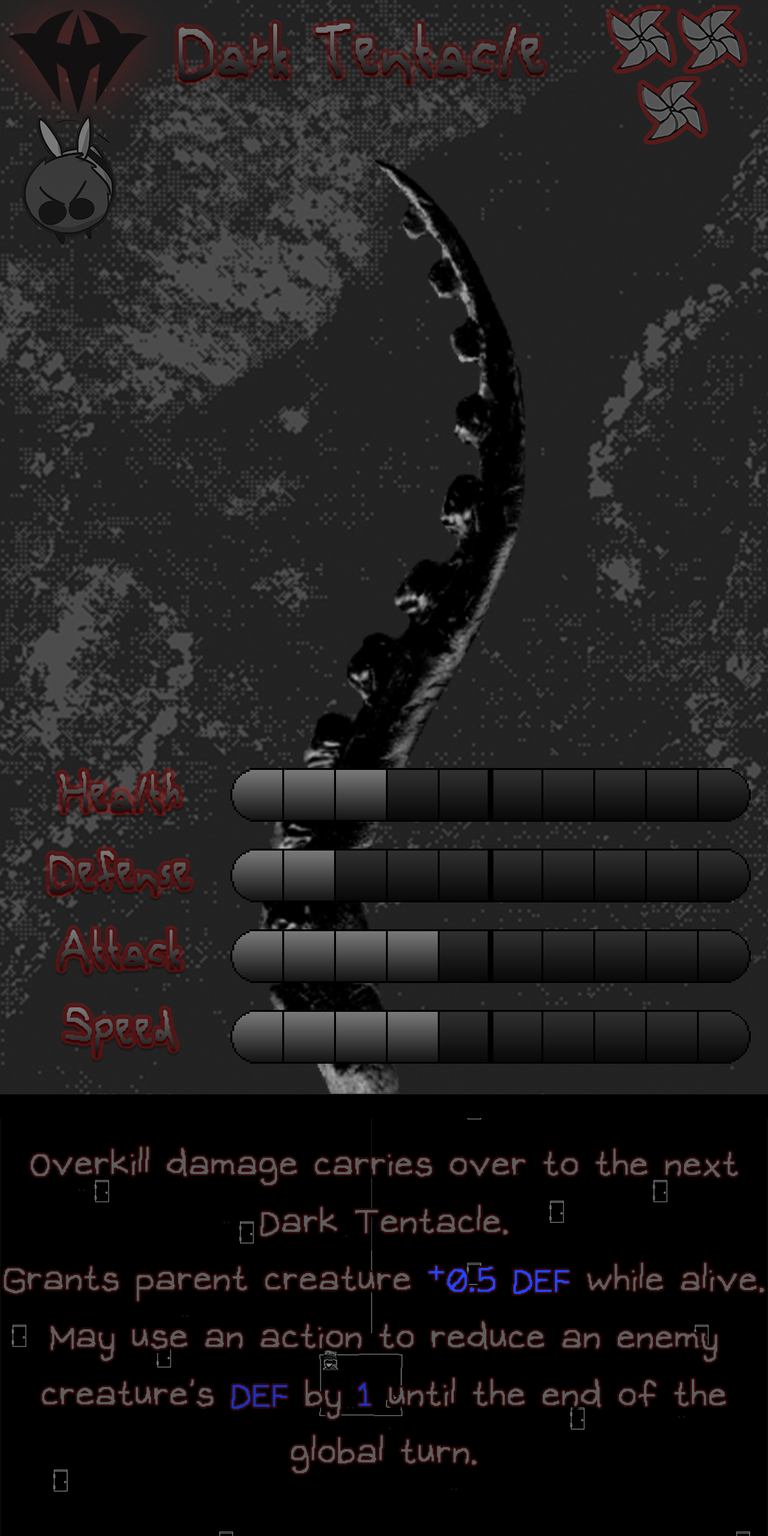
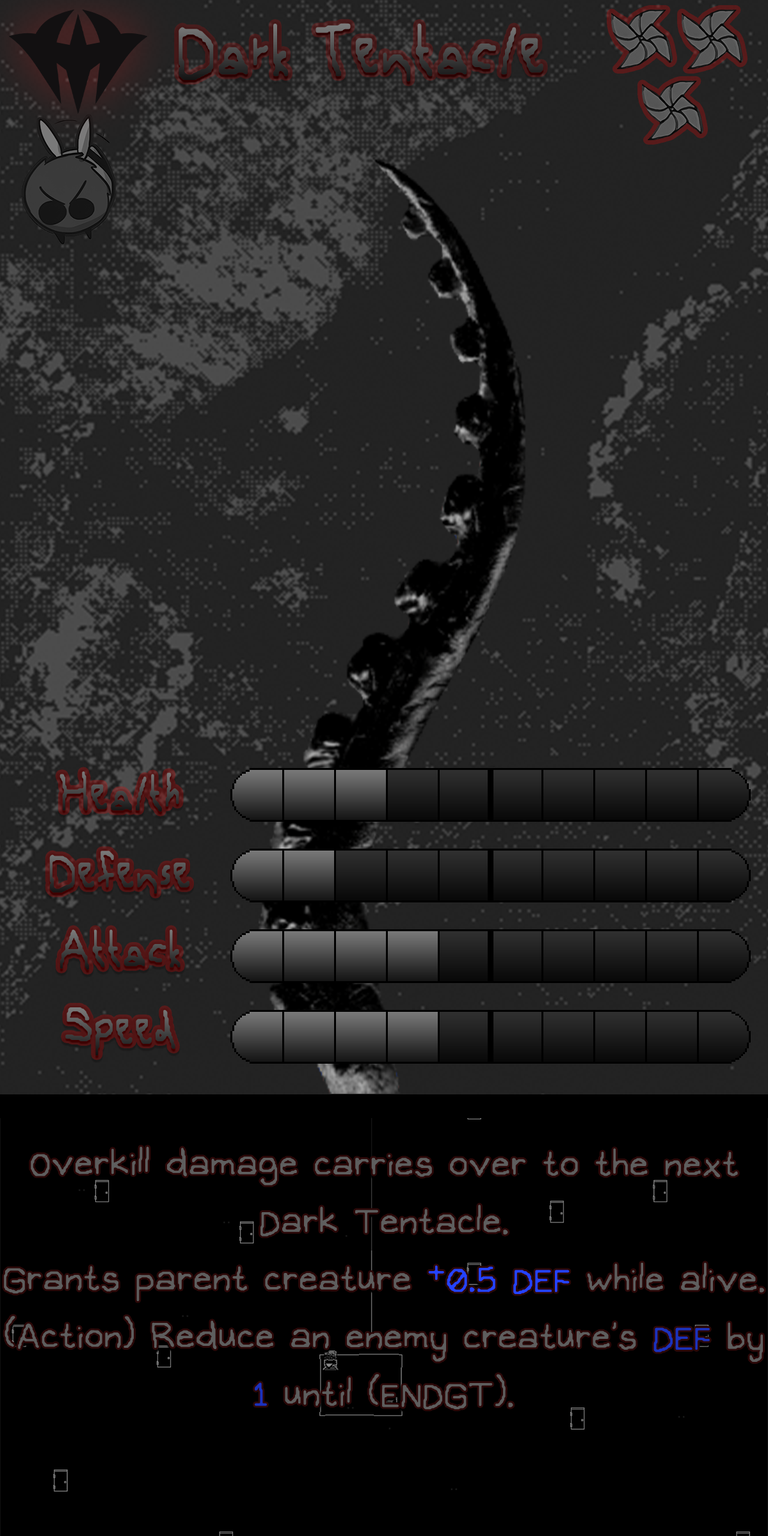
Layers edited between the first and the second 768 × 1536 image:
painted on "Ability" over <box>4,1315,763,1474</box>
